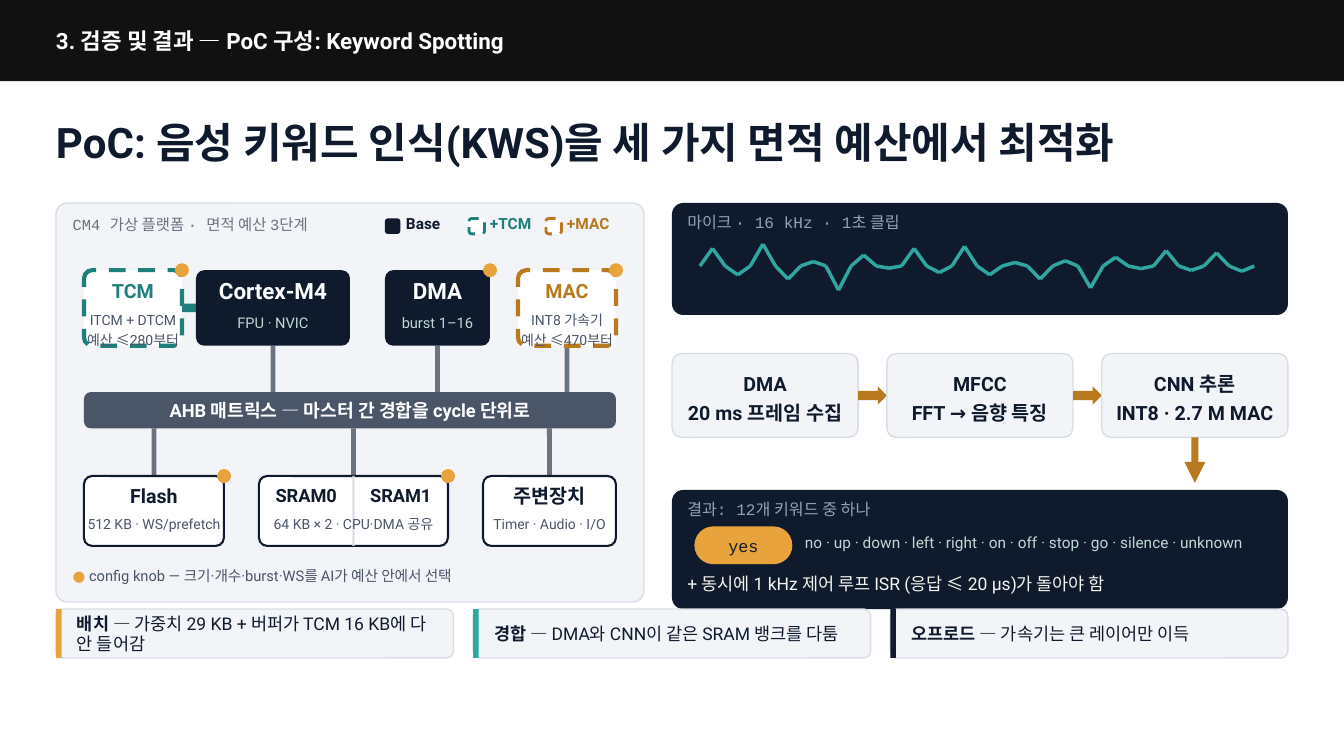
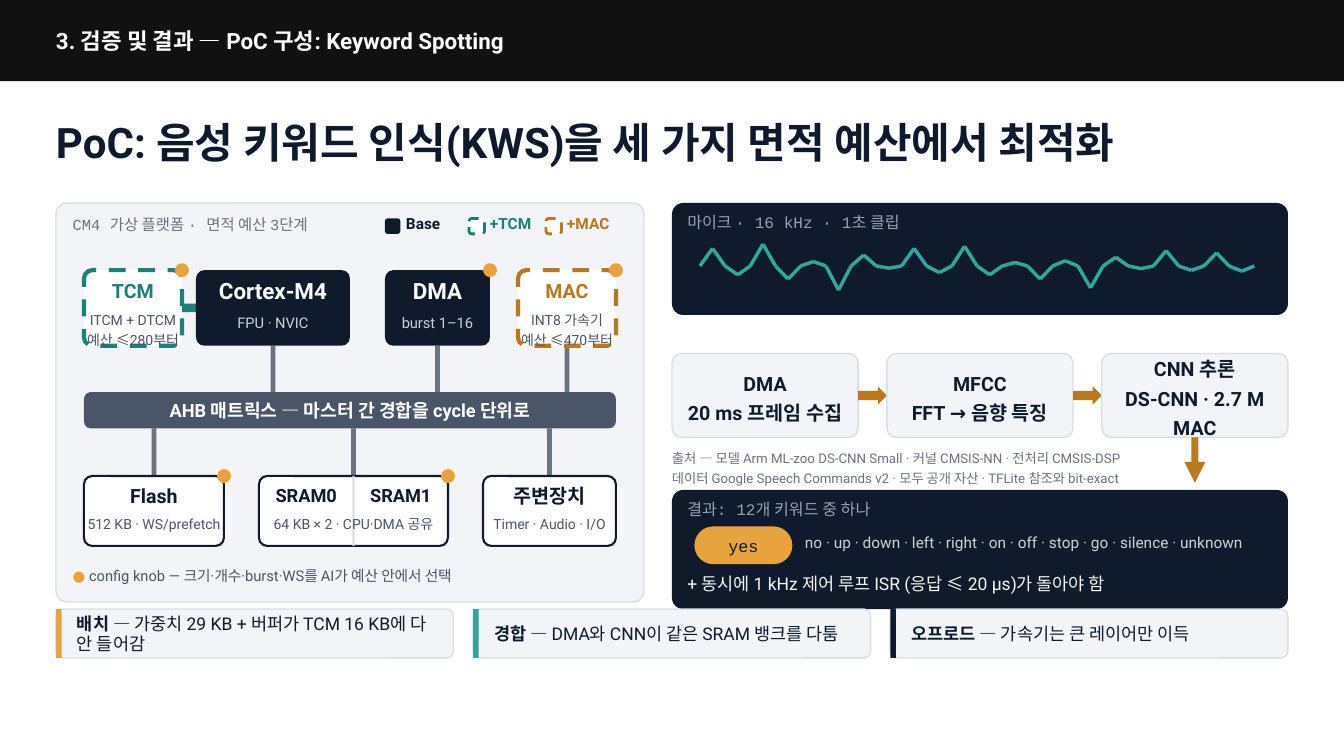
Before and after one commit to tdjung/co_opt_example, a slide deck: slide 9 of docs/presentation/deck_current_fonts.pptx. Drawn at 1344x756 pixels with LibreOffice and Linux fonts; fonts in the diff are those of the drawing. Boxes give left, top, right and bottom in pixels: in the first picture for what was removed or moved away, otherwise in the second. Text is boxed around its words. In the diff, an @@ line names an element or a change of style, - is before the commit and + after.

```diff
--- a/docs/presentation/deck_current_fonts.pptx
+++ b/docs/presentation/deck_current_fonts.pptx
@@ text at bbox=[1125, 392, 1264, 441]: text changed @@
-INT8 · 2.7 M MAC
+DS-CNN · 2.7 M MAC
@@ text added at bbox=[672, 452, 1120, 486], 9.5 pt, text #6B7280 @@
+출처 — 모델 Arm ML-zoo DS-CNN Small · 커널 CMSIS-NN · 전처리 CMSIS-DSP
+데이터 Google Speech Commands v2 · 모두 공개 자산 · TFLite 참조와 bit-exact
```
Also in this commit, not shown: 5 other files.
